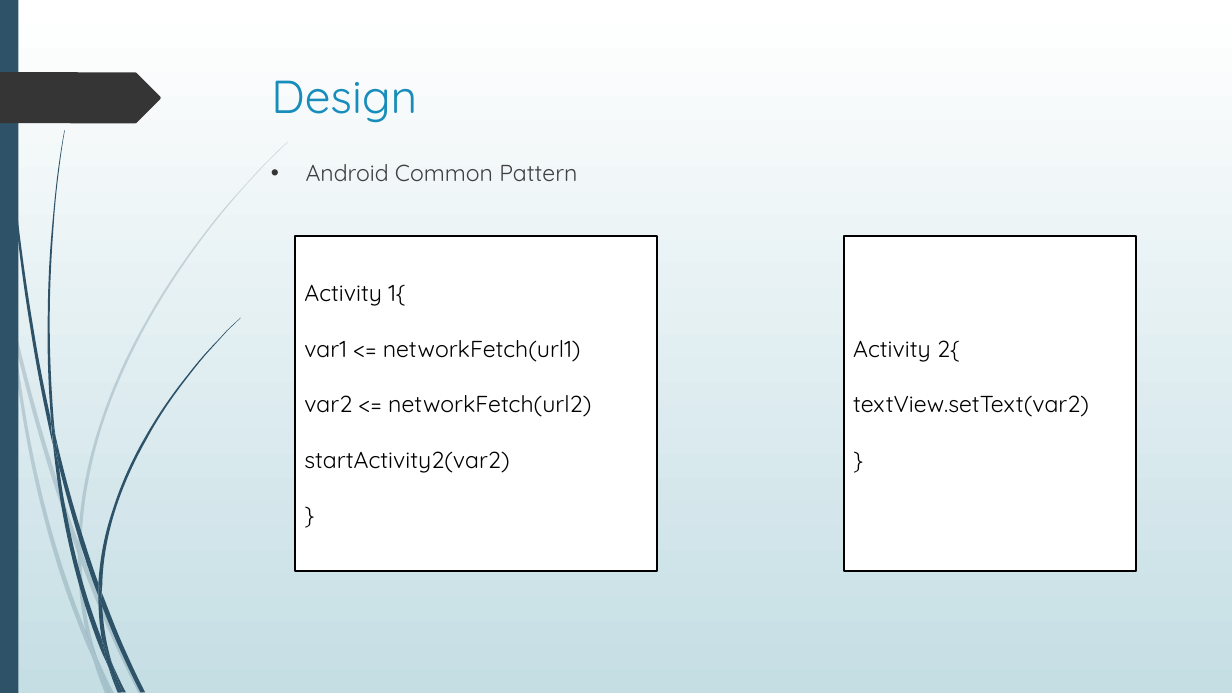
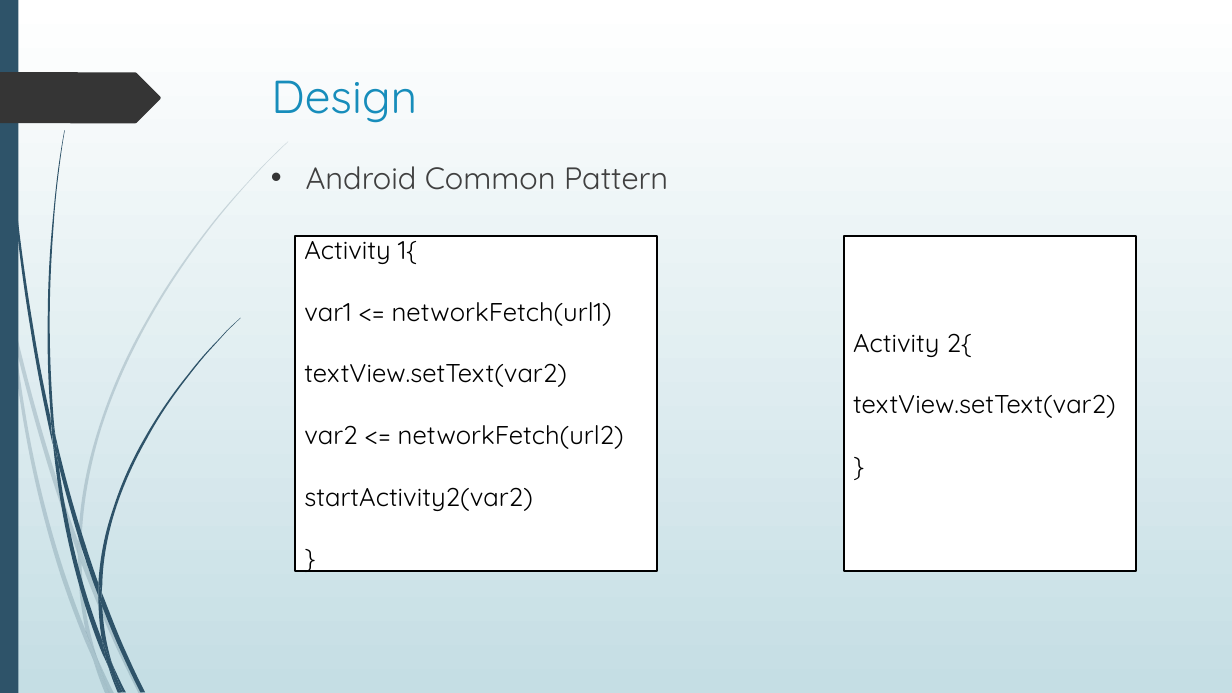
Before and after one commit to shahamish150294/PrefetchProcrastinatorAndroid, a slide deck: slide 9 of Prefetch Procrastinator Final Presentation.pptx. Drawn at 1232x693 pixels with LibreOffice and Linux fonts; fonts in the diff are those of the drawing. Boxes give left, top, right and bottom in pixels: in the first picture for what was removed or moved away, otherwise in the second. Text is boxed around its words. In the diff, an @@ line names an element or a change of style, - is before the commit and + after.

Commit message:
Edit static analysis content and font changes in ppt

```diff
--- a/Prefetch Procrastinator Final Presentation.pptx
+++ b/Prefetch Procrastinator Final Presentation.pptx
@@ text "Android Common Pattern" at <box>306,166,668,190</box>: size 18 to 24 pt @@
@@ text in rectangle at <box>304,235,624,511</box>: size 18 to 20 pt in "Activity 1{", "var1 <= networkFetch(url1)", "var2 <= networkFetch(url2)", "startActivity2(var2)" and 1 more places @@
@@ rectangle "Activity 2{" at <box>844,236,1136,571</box>: size 18 to 20 pt @@
@@ text in rectangle at <box>304,363,567,387</box>: paragraph added @@
+textView.setText(var2)
```
Also in this commit, not shown: 11 other slides changed, 1 slide removed.
